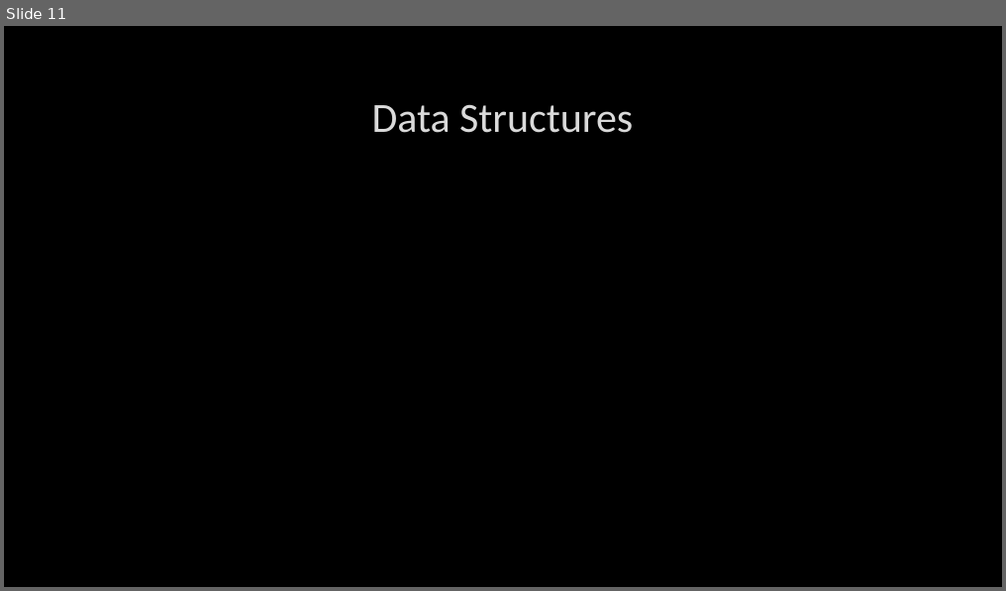
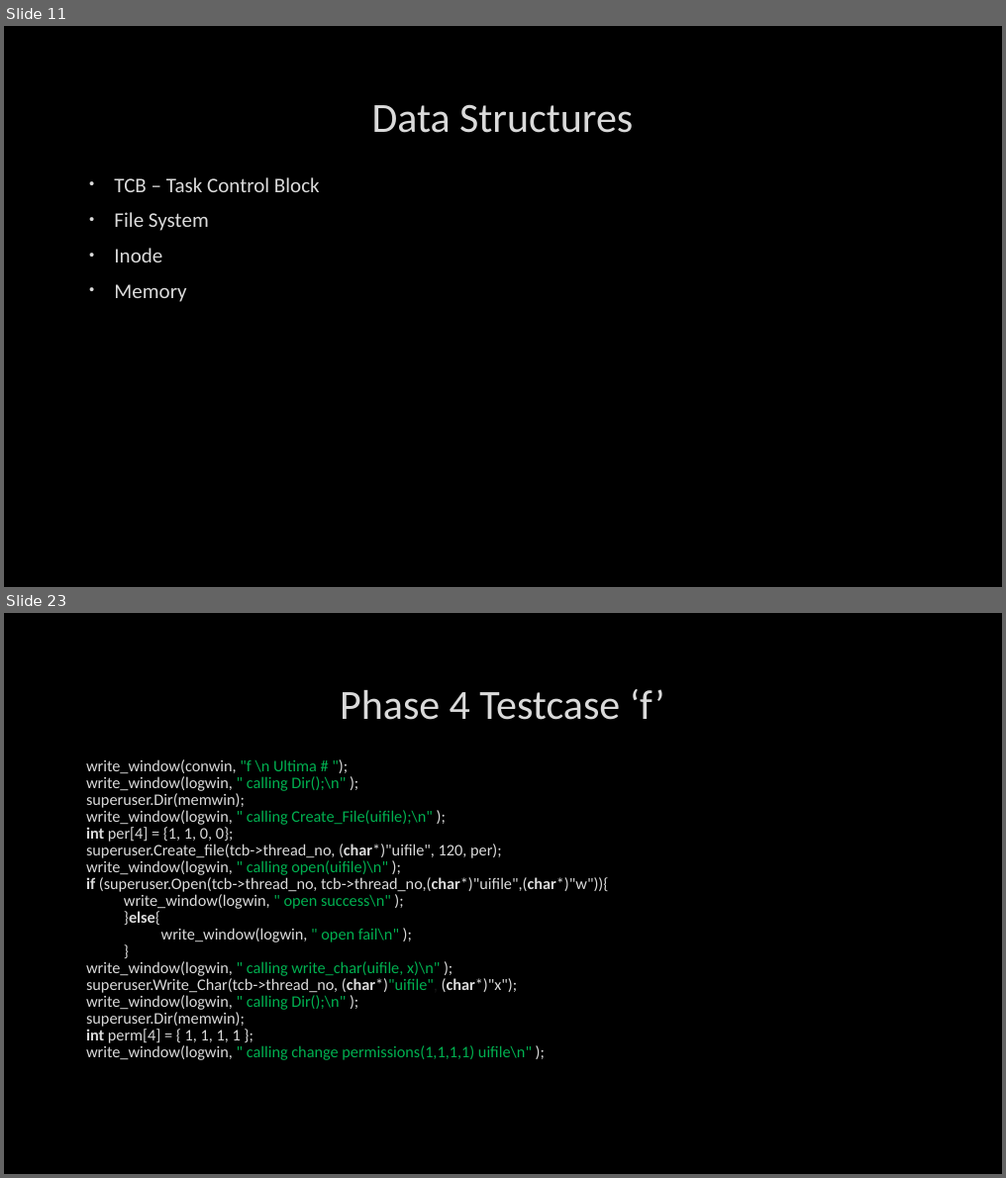
Before and after one commit to Drake-W/Ultima-2-Simulated-Operating-System, a slide deck: phase5 presentation.pptx. Shown one above the other, each under a label of ours: slide 11 before the commit, slides 11 and 23 after it; the slides between them are not shown. The pictures are 1006x591 and 1006x1178 pixels, drawn with LibreOffice and Linux fonts; fonts in the diff are those of the drawing; background and template pictures are left out. Boxes give left, top, right and bottom in pixels: in the first picture for what was removed or moved away, otherwise in the second. Text is boxed around its words. In the diff, an @@ line names an element or a change of style, - is before the commit and + after.

```diff
--- a/phase5 presentation.pptx
+++ b/phase5 presentation.pptx
@@ slide 23 added at (4, 613, 1002, 1174), background picture (left out) @@
@@ title added at (340, 689, 665, 720), 40 pt, text #DADADA @@
+Phase 4 Testcase ‘f’
@@ text added at (86, 760, 608, 1060), 15.5 pt, text #DADADA @@
+write_window(conwin, "f \n Ultima # ");
+write_window(logwin, " calling Dir();\n" );
+superuser.Dir(memwin);
+write_window(logwin, " calling Create_File(uifile);\n" );
+int per[4] = {1, 1, 0, 0};
+superuser.Create_file(tcb->thread_no, (char*)"uifile", 120, per);
+write_window(logwin, " calling open(uifile)\n" );
+if (superuser.Open(tcb->thread_no, tcb->thread_no,(char*)"uifile",(char*)"w")){
+write_window(logwin, " open success\n" );
+}else{
+write_window(logwin, " open fail\n" );
+}
+write_window(logwin, " calling write_char(uifile, x)\n" );
+superuser.Write_Char(tcb->thread_no, (char*)"uifile", (char*)"x");
+write_window(logwin, " calling Dir();\n" );
+superuser.Dir(memwin);
+int perm[4] = { 1, 1, 1, 1 };
+write_window(logwin, " calling change permissions(1,1,1,1) uifile\n" );
@@ slide 11 changed as well @@
@@ text added at (114, 177, 320, 302), 20 pt, text #DADADA @@
+• TCB – Task Control Block
+• File System
+• Inode
+• Memory
```
Also in this commit, not shown: 2 other slides changed, 11 other slides added, 12 other files.
